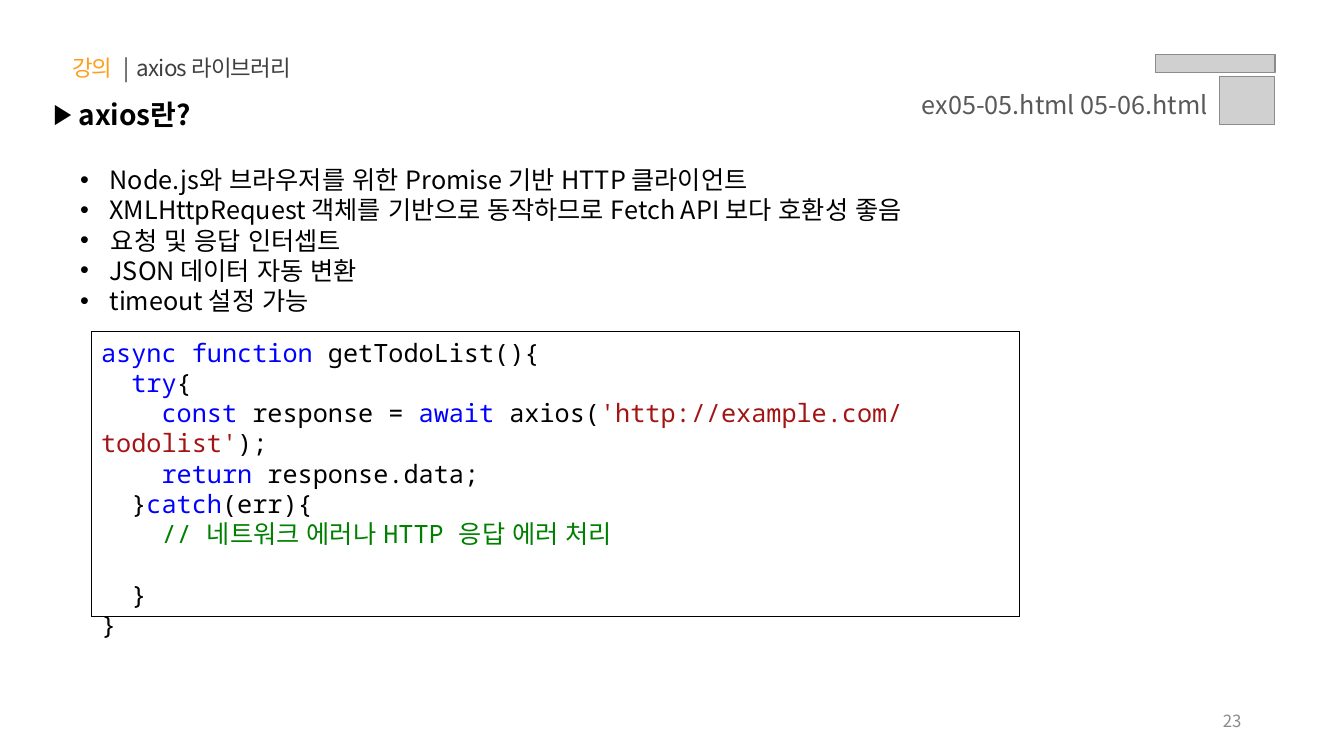
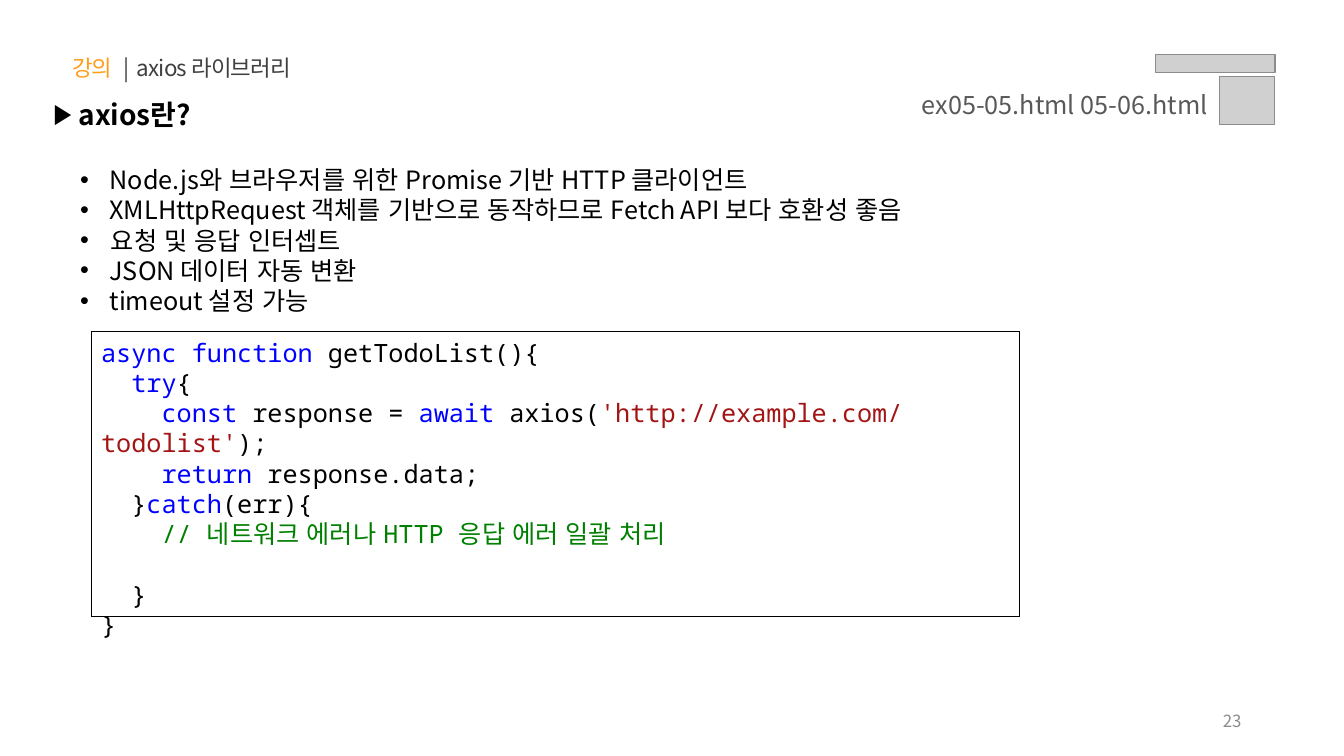
Before and after one commit to uzoolove/FES09-Javascript, a slide deck: slide 23 of PPT/05.자바스크립트 - DOM, Ajax.pptx. Drawn at 1344x756 pixels with LibreOffice and Linux fonts; fonts in the diff are those of the drawing; grey boxes stand for pictures. Boxes give left, top, right and bottom in pixels: in the first picture for what was removed or moved away, otherwise in the second. Text is boxed around its words. In the diff, an @@ line names an element or a change of style, - is before the commit and + after.

```diff
--- a/PPT/05.자바스크립트 - DOM, Ajax.pptx
+++ b/PPT/05.자바스크립트 - DOM, Ajax.pptx
@@ text in rectangle at [207,522,665,545]: text changed @@
-// 네트워크 에러나 HTTP 응답 에러 처리
+// 네트워크 에러나 HTTP 응답 에러 일괄 처리
```
